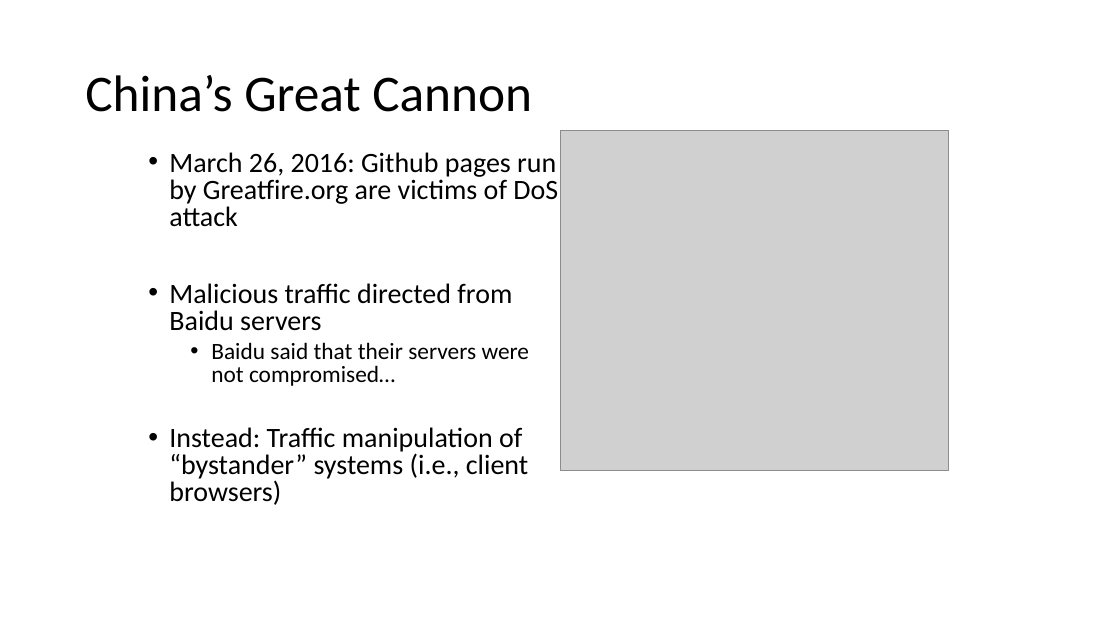
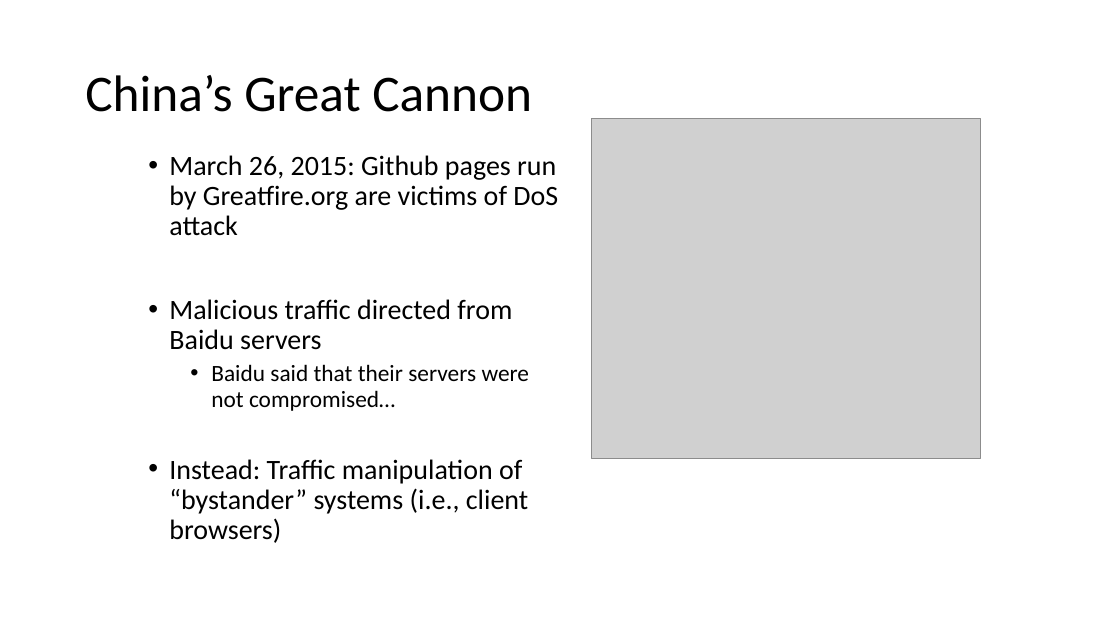
Before and after one commit to noise-lab/censorship-course, a slide deck: slide 33 of lectures/3-Active.pptx (slide 30 before the commit). Drawn at 1120x630 pixels with LibreOffice and Linux fonts; fonts in the diff are those of the drawing; grey boxes stand for pictures. Boxes give left, top, right and bottom in pixels: in the first picture for what was removed or moved away, otherwise in the second. Text is boxed around its words. In the diff, an @@ line names an element or a change of style, - is before the commit and + after.

```diff
--- a/lectures/3-Active.pptx
+++ b/lectures/3-Active.pptx
@@ picture: place and size @@
-picture at (560, 130, 949, 471)
+picture at (592, 118, 981, 459)
@@ text at (169, 155, 558, 236): text changed @@
-• March 26, 2016: Github pages run by Greatfire.org are victims of DoS attack
+• March 26, 2015: Github pages run by Greatfire.org are victims of DoS attack
@@ text at (169, 299, 530, 543): line spacing 0.8 to 0.9 @@
```
Also in this commit, not shown: 15 other slides changed, 15 slides added, 1 slide removed, 2 other files.
